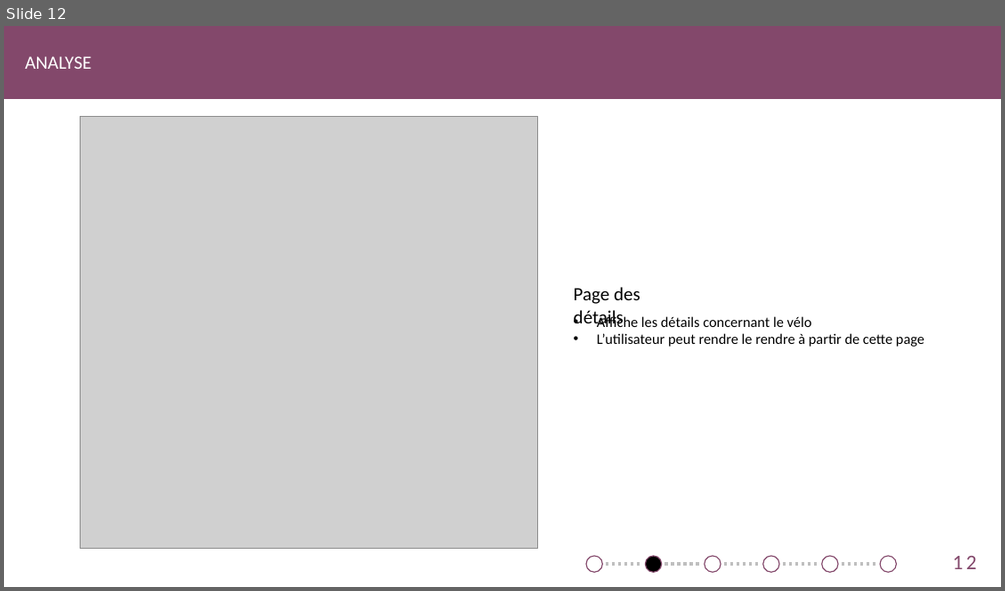
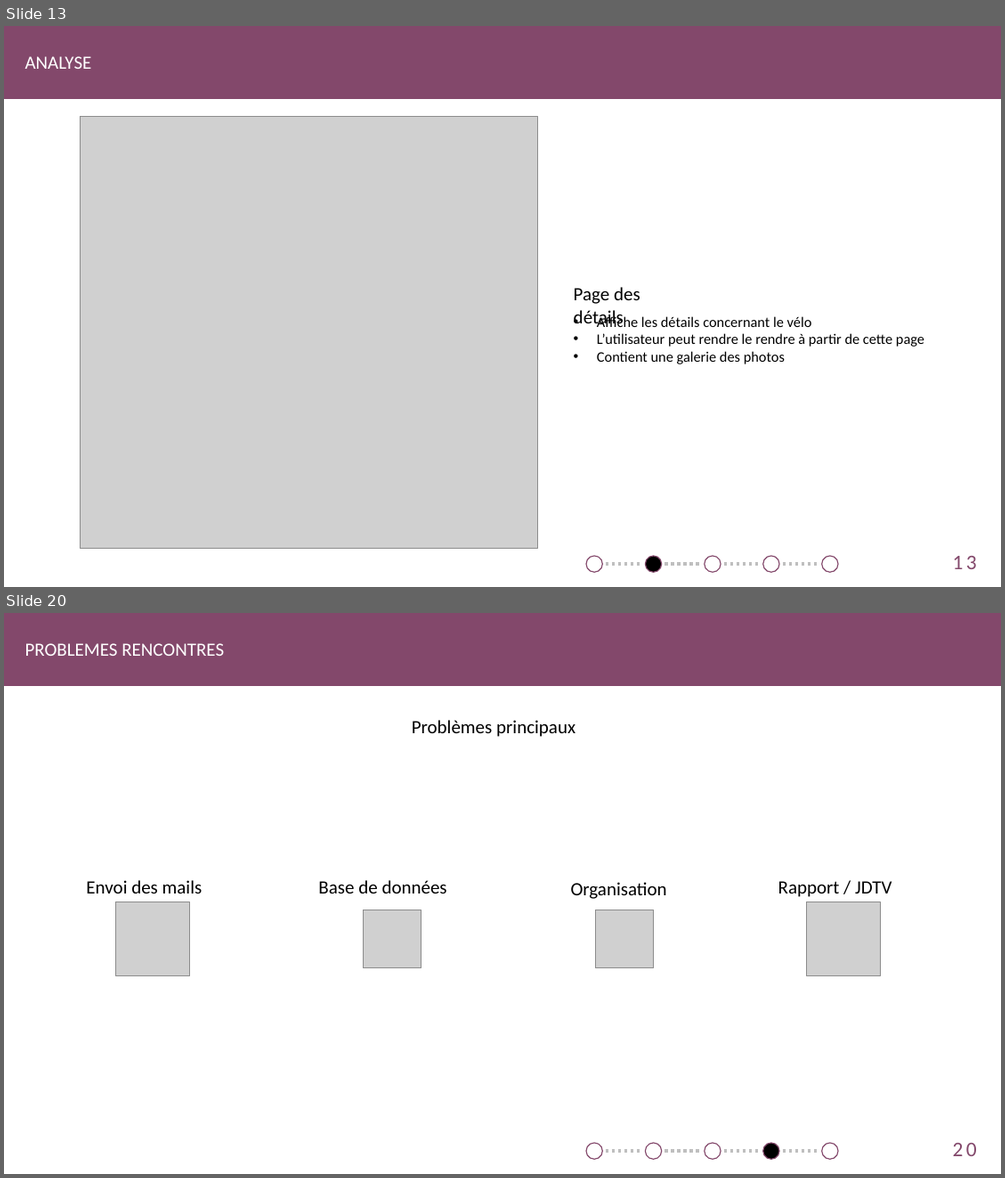
Before and after one commit to SweetDjsnow/TPI_GitHub, a slide deck: Documentation/Found Your Bike.pptx. Shown one above the other, each under a label of ours: slide 12 before the commit, slides 13 and 20 after it; the slides between them are not shown. The pictures are 1005x591 and 1005x1178 pixels, drawn with LibreOffice and Linux fonts; fonts in the diff are those of the drawing; grey boxes stand for pictures. Boxes give left, top, right and bottom in pixels: in the first picture for what was removed or moved away, otherwise in the second. Text is boxed around its words. In the diff, an @@ line names an element or a change of style, - is before the commit and + after.

```diff
--- a/Documentation/Found Your Bike.pptx
+++ b/Documentation/Found Your Bike.pptx
@@ slide 20 added at (x1=4, y1=613, x2=1001, y2=1174), background #FFFFFF @@
@@ rectangle added at (x1=4, y1=613, x2=1001, y2=686), fill #83486B, outline #83486B 1 pt @@
@@ text added at (x1=25, y1=643, x2=224, y2=656), 18 pt, text #FFFFFF @@
+PROBLEMES RENCONTRES
@@ text added at (x1=412, y1=720, x2=575, y2=737), 18 pt, text #000000 @@
+Problèmes principaux
@@ text added at (x1=86, y1=880, x2=202, y2=893), 18 pt, text #000000 @@
+Envoi des mails
@@ picture added at (x1=116, y1=902, x2=189, y2=976) @@
@@ text added at (x1=318, y1=880, x2=447, y2=893), 18 pt, text #000000 @@
+Base de données
@@ text added at (x1=571, y1=882, x2=667, y2=899), 18 pt, text #000000 @@
+Organisation
@@ text added at (x1=778, y1=881, x2=892, y2=897), 18 pt, text #000000 @@
+Rapport / JDTV
@@ picture added at (x1=807, y1=902, x2=880, y2=976) @@
@@ picture added at (x1=363, y1=910, x2=421, y2=968) @@
@@ picture added at (x1=596, y1=910, x2=654, y2=968) @@
@@ ellipse added at (x1=587, y1=1143, x2=603, y2=1159), fill #FFFFFF, outline #83486B 1 pt @@
@@ ellipse added at (x1=646, y1=1143, x2=662, y2=1159), fill #FFFFFF, outline #83486B 1 pt @@
@@ ellipse added at (x1=704, y1=1143, x2=721, y2=1159), fill #FFFFFF, outline #83486B 1 pt @@
@@ ellipse added at (x1=763, y1=1143, x2=779, y2=1159), fill #000000, outline #83486B 1 pt @@
@@ ellipse added at (x1=822, y1=1143, x2=839, y2=1159), fill #FFFFFF, outline #83486B 1 pt @@
@@ page number added at (x1=953, y1=1143, x2=977, y2=1156), 20 pt, text #83486B @@
+20
@@ line added from (606, 1151) to (642, 1151), #BFBFBF 3 pt dashed @@
@@ line added from (665, 1151) to (701, 1151), #BFBFBF 3 pt dashed @@
@@ line added from (724, 1151) to (760, 1151), #BFBFBF 3 pt dashed @@
@@ line added from (783, 1151) to (818, 1151), #BFBFBF 3 pt dashed @@
@@ what was slide 12 is now slide 13 @@
@@ slide 13 changed as well @@
@@ text at (x1=597, y1=351, x2=785, y2=364): paragraph added @@
+• Contient une galerie des photos
@@ ellipse removed at (x1=881, y1=556, x2=897, y2=572) @@
@@ page number at (x1=953, y1=556, x2=977, y2=569): text changed @@
-12
+13
@@ line removed from (841, 564) to (877, 564) @@
```
Also in this commit, not shown: 11 other slides changed, 7 other slides added, 2 other files.
